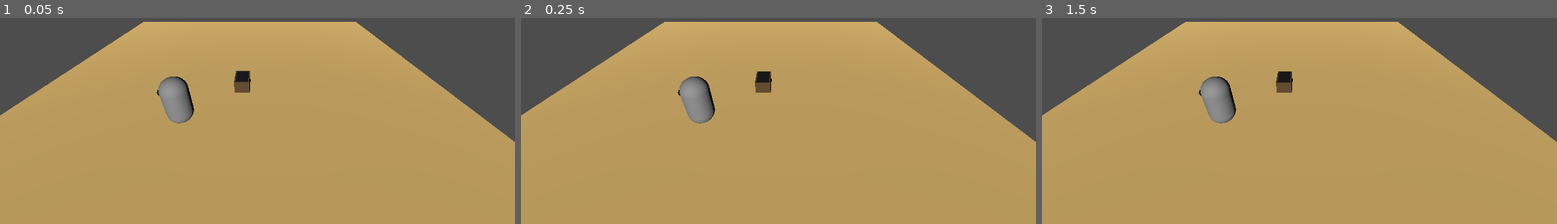
Above: before the commit, frames 1-3 (left to right).
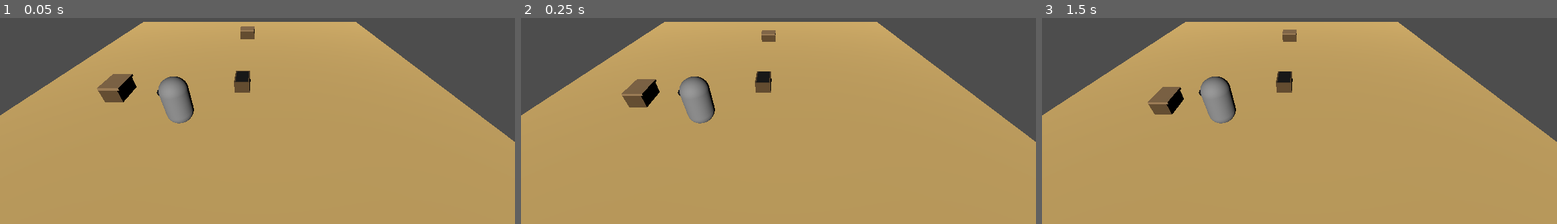
Above: after the commit, the same moments.

Repository: ChiefCharpa/Godot-Overcooked
Game: Godot game, scene res://Level.tscn
Two runs of this game, one before a commit and one after it. Both use one fixed random seed, a clock stepped at 60 frames per second and the inputs below.
Inputs:
- Up to frame 1 (0.05 s): no input
- Up to frame 2 (0.25 s): no input
- Up to frame 3 (1.5 s): hold E (Interaction_Select) 0.53-1.28 s; tap Enter at 1.25 s; tap E (Interaction_Select) at 1.35 s

The runs differ from the first frame. In frame 1, 0.9% of the frame differs, in the area x 18-50%, y 4-41%; in frame 2, 0.9%; in frame 3, 0.8%.

Commit message:
counter top
added the counter top, items can be placed on top of it

Diff:
--- a/overcooked/InteractionChecker.gd
+++ b/overcooked/InteractionChecker.gd
@@ -3,6 +3,7 @@
 var player_inventory = null
 var body_to_activate = null
 var resource_type = null
+var action_processed = false # flag to track if action is processed
 
 func _ready() -> void:
 	player_inventory = get_parent().get_node("Inventory")
@@ -10,17 +11,21 @@
 		self.connect("body_entered", Callable(self, "_on_body_entered"))
 
 func _process(delta):
-	if body_to_activate and Input.is_action_pressed("Interaction_Select"):
+	if body_to_activate and Input.is_action_pressed("Interaction_Select") and not action_processed:
+		action_processed = true # set the flag to true once action is processed
 		if resource_type == "Food":
 			body_to_activate.call("_activate", player_inventory) #calls the _activate func in each item
 			body_to_activate = null #clears body_to_acitvate after picking up the item
 		elif resource_type == "Interactable":
 			body_to_activate.call("_activate") #calls the _activate func in each interactable
+			##cannot repetedly pick up and place object
 			##for chopping/washing ect player xyz should be locked in front of station for the wash/chop event
 			##for chopping/washing ect do if 'B' (back) pressed it exits out of the wash/chop event
 			body_to_activate = null #clears body_to_acitvate after interacting
 		elif resource_type == "containers":
 			pass
+	elif not Input.is_action_pressed("Interaction_Select"):
+		action_processed = false # reset the flag when the action is not pressed
 
 func _on_body_entered(body):
 	if body.has_method("_activate"):
--- a/overcooked/Inventory.gd
+++ b/overcooked/Inventory.gd
@@ -5,6 +5,7 @@
 @export var resources_inventory : Dictionary = { }
 var heldVegetable
 const VEGETABLE = preload("res://Vegetable.tscn") ##figure out a way to do any item
+var h = true
 
 ##Built only for tomatos
 func add_resources(name : String, amount : int):
@@ -20,13 +21,31 @@
 
 ##as of rn it only will be able to spit tomatos out
 ##dropped item dosnt seem to move x and z axis
-##pressing g picks up the item like its still in the interaction collider
+##pressing e picks up the item like its still in the interaction collider
 func _drop_item():
+	if h == false:
+		if heldVegetable != null:
+			heldVegetable.get_parent().remove_child(heldVegetable) #removes the item being held from the player node
+			var new_root = get_tree().root.get_node("LevelNode") #gets the level node
+			new_root.add_child(heldVegetable) #adds the held item and adds it to the level node
+			heldVegetable.global_transform.origin = global_transform.origin + global_transform.basis.z * -1 + Vector3(0, 0.4, 0) #assigns its pos
+			heldVegetable.axis_lock_linear_y = false #unlocks ths y transform
+			heldVegetable = null
+			resources_inventory.clear() #clears inventory
+
+func _place_item(currentCounter: NodePath):
 	if heldVegetable != null:
-		heldVegetable.get_parent().remove_child(heldVegetable) #removes the item being held from the player node
-		var new_root = get_tree().root.get_node("LevelNode") #gets the level node
-		new_root.add_child(heldVegetable) #adds the held item and adds it to the level node
-		heldVegetable.global_transform.origin = global_transform.origin + global_transform.basis.z * -1 + Vector3(0, 0.4, 0) #assigns its pos
-		heldVegetable.axis_lock_linear_y = false #unlocks ths y transform
-		heldVegetable = null
-		resources_inventory.clear() #clears inventory
+		if currentCounter != null and get_tree().get_root().has_node(currentCounter):
+			heldVegetable.get_parent().remove_child(heldVegetable) # removes the item being held from the player node
+			var new_root = get_tree().get_root().get_node(currentCounter) # gets the current selected counter node
+			if new_root != null:
+				new_root.add_child(heldVegetable) # adds the held item to the current selected counter node
+				heldVegetable.global_transform.origin = new_root.global_transform.origin + Vector3(0, .5, 0) # places the item on top of the counter
+				heldVegetable = null
+				resources_inventory.clear() # clears inventory
+			else:
+				print("Error: Node path for currentCounter is invalid or not found")
+		else:
+			print("Error: currentCounter is an invalid path")
+	else:
+		print("No item is being held")
--- a/overcooked/Level.tscn
+++ b/overcooked/Level.tscn
@@ -1,7 +1,8 @@
-[gd_scene load_steps=6 format=3 uid="uid://dral0g73t3p7"]
+[gd_scene load_steps=7 format=3 uid="uid://dral0g73t3p7"]
 
 [ext_resource type="PackedScene" uid="uid://5aocl1ky0vhb" path="res://vegetable_spawner.tscn" id="1_8o4rb"]
 [ext_resource type="PackedScene" uid="uid://cpvujoa1bpf47" path="res://player.tscn" id="2_7ydw1"]
+[ext_resource type="PackedScene" uid="uid://cgkmdmvjhvk6t" path="res://counter.tscn" id="3_fpono"]
 
 [sub_resource type="PlaneMesh" id="PlaneMesh_dppq4"]
 
@@ -35,3 +36,9 @@
 
 [node name="Player" parent="." instance=ExtResource("2_7ydw1")]
 transform = Transform3D(-4.37114e-08, 0, 1, 0, 1, 0, -1, 0, -4.37114e-08, -2.28694, 1.12137, 2.23429)
+
+[node name="Counter" parent="." instance=ExtResource("3_fpono")]
+transform = Transform3D(-4.37114e-08, 0, -1, 0, 1, 0, 1, 0, -4.37114e-08, 0, 0.55, -5.8)
+
+[node name="Counter2" parent="." instance=ExtResource("3_fpono")]
+transform = Transform3D(1, 0, 0, 0, 1, 0, 0, 0, 1, -4.96521, 1.0009, 1.46244)
--- /dev/null
+++ b/overcooked/counter.tscn
@@ -0,0 +1,36 @@
+[gd_scene load_steps=7 format=3 uid="uid://cgkmdmvjhvk6t"]
+
+[ext_resource type="Script" path="res://counter_Script.gd" id="1_xewjb"]
+
+[sub_resource type="BoxMesh" id="BoxMesh_4q843"]
+
+[sub_resource type="StandardMaterial3D" id="StandardMaterial3D_ov2ff"]
+albedo_color = Color(0.393316, 0.293962, 0.164876, 1)
+
+[sub_resource type="BoxShape3D" id="BoxShape3D_reikc"]
+size = Vector3(0.723, 0.596, 1)
+
+[sub_resource type="BoxMesh" id="BoxMesh_cot1o"]
+
+[sub_resource type="StandardMaterial3D" id="StandardMaterial3D_255jg"]
+albedo_color = Color(0.63, 0.496755, 0.3339, 1)
+
+[node name="Counter" type="Node3D"]
+
+[node name="Counter_Rigidbody" type="RigidBody3D" parent="."]
+script = ExtResource("1_xewjb")
+
+[node name="MeshInstance3D" type="MeshInstance3D" parent="Counter_Rigidbody"]
+transform = Transform3D(0.723, 0, 0, 0, 0.596, 0, 0, 0, 1, 0, 0, 0)
+mesh = SubResource("BoxMesh_4q843")
+surface_material_override/0 = SubResource("StandardMaterial3D_ov2ff")
+
+[node name="CollisionShape3D" type="CollisionShape3D" parent="Counter_Rigidbody"]
+transform = Transform3D(1.00067, 0, 0, 0, 1.00067, 0, 0, 0, 1.00067, 0, 0, 0)
+shape = SubResource("BoxShape3D_reikc")
+
+[node name="MeshInstance3D3" type="MeshInstance3D" parent="Counter_Rigidbody"]
+transform = Transform3D(0.8, 0, 0, 0, 0.1, 0, 0, 0, 1, 0.04, 0.35, 0)
+mesh = SubResource("BoxMesh_cot1o")
+skeleton = NodePath("")
+surface_material_override/0 = SubResource("StandardMaterial3D_255jg")
--- /dev/null
+++ b/overcooked/counter_Script.gd
@@ -0,0 +1,19 @@
+extends RigidBody3D
+
+var resource_type = "Interactable"
+var inventory_node
+var currentCounter
+
+func _ready():
+	inventory_node = get_node("/root/LevelNode/Player/Inventory")
+	currentCounter = self
+
+# Function to activate and interact with all counter objects
+func _activate():
+	if inventory_node:
+		inventory_node._place_item(currentCounter.get_path())  # Passing the NodePath of the current counter
+	else:
+		print("Player node is not set")
+
+func get_some_variable():
+	return resource_type
--- a/overcooked/project.godot
+++ b/overcooked/project.godot
@@ -20,33 +20,25 @@
 Forwards={
 "deadzone": 0.5,
 "events": [Object(InputEventKey,"resource_local_to_scene":false,"resource_name":"","device":0,"window_id":0,"alt_presse …(189 unchanged characters)…
-
 , Object(InputEventJoypadMotion,"resource_local_to_scene":false,"resource_name":"","device":-1,"axis":1,"axis_value":-1.0,"script":null)
-
 ]
 }
 Backwards={
 "deadzone": 0.5,
 "events": [Object(InputEventKey,"resource_local_to_scene":false,"resource_name":"","device":-1,"window_id":0,"alt_press …(192 unchanged characters)…
-
 , Object(InputEventJoypadMotion,"resource_local_to_scene":false,"resource_name":"","device":-1,"axis":1,"axis_value":1.0,"script":null)
-
 ]
 }
 Left={
 "deadzone": 0.5,
 "events": [Object(InputEventKey,"resource_local_to_scene":false,"resource_name":"","device":-1,"window_id":0,"alt_press …(191 unchanged characters)…
-
 , Object(InputEventJoypadMotion,"resource_local_to_scene":false,"resource_name":"","device":-1,"axis":0,"axis_value":-1.0,"script":null)
-
 ]
 }
 Right={
 "deadzone": 0.5,
 "events": [Object(InputEventKey,"resource_local_to_scene":false,"resource_name":"","device":-1,"window_id":0,"alt_press …(192 unchanged characters)…
-
 , Object(InputEventJoypadMotion,"resource_local_to_scene":false,"resource_name":"","device":-1,"axis":0,"axis_value":1.0,"script":null)
-
 ]
 }
 print_inventory={
@@ -56,17 +48,13 @@
 }
 Interaction_Select={
 "deadzone": 0.5,
-
 "events": [Object(InputEventKey,"resource_local_to_scene":false,"resource_name":"","device":0,"window_id":0,"alt_presse …(189 unchanged characters)…
 , Object(InputEventJoypadButton,"resource_local_to_scene":false,"resource_name":"","device":-1,"button_index":0,"pressure":0.0,"pressed":false,"script":null)
-
 ]
 }
 Drop_Item={
 "deadzone": 0.5,
-
 "events": [Object(InputEventKey,"resource_local_to_scene":false,"resource_name":"","device":0,"window_id":0,"alt_presse …(189 unchanged characters)…
 , Object(InputEventJoypadButton,"resource_local_to_scene":false,"resource_name":"","device":-1,"button_index":0,"pressure":0.0,"pressed":false,"script":null)
-
 ]
 }
Not shown, added: overcooked/pla4F47.tmp
Not shown, added: overcooked/pla4FC8.tmp
Not shown, added: overcooked/pla72DA.tmp
Not shown, added: overcooked/pla8263.tmp
